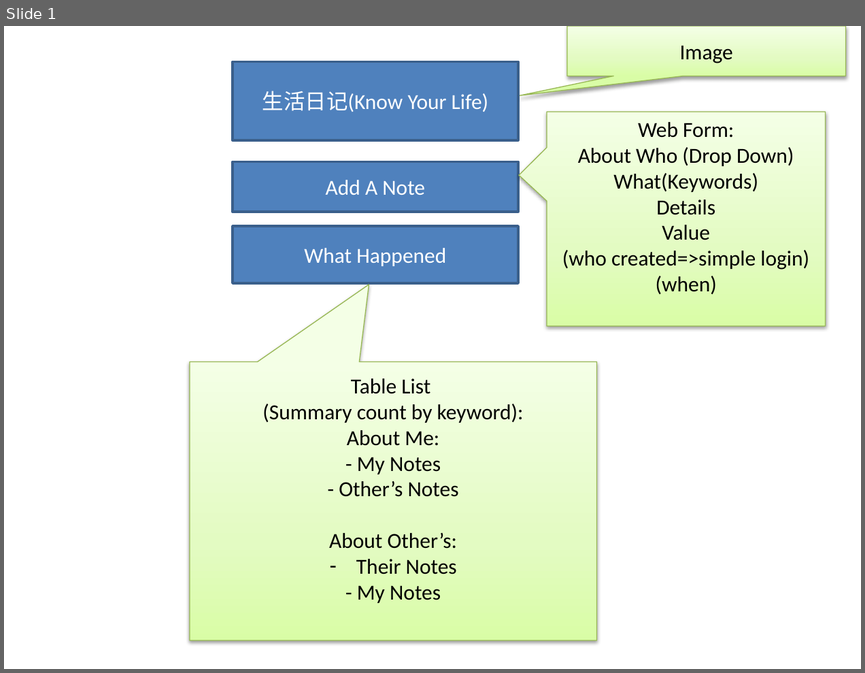
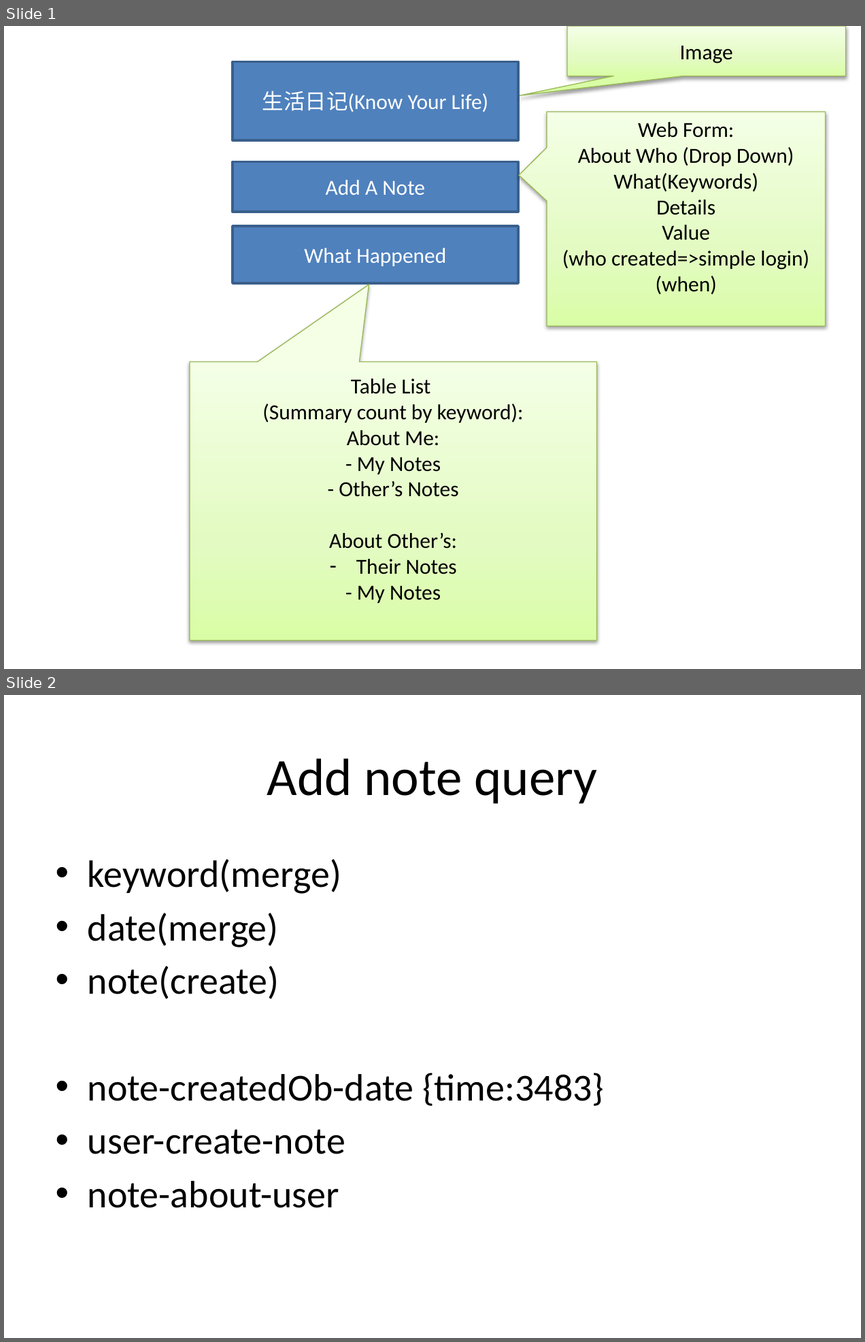
Before and after one commit to sean-liu-au/d-life, a slide deck: Document/mockup.pptx. Shown one above the other, each under a label of ours: slide 1 before the commit, slides 1 and 2 after it. The pictures are 865x673 and 865x1342 pixels, drawn with LibreOffice and Linux fonts; fonts in the diff are those of the drawing. Boxes give left, top, right and bottom in pixels: in the first picture for what was removed or moved away, otherwise in the second. Text is boxed around its words. In the diff, an @@ line names an element or a change of style, - is before the commit and + after.

```diff
--- a/Document/mockup.pptx
+++ b/Document/mockup.pptx
@@ slide 2 added at <box>4,695,861,1338</box>, background #FFFFFF @@
@@ title added at <box>267,758,597,804</box>, 44 pt, text #000000 @@
+Add note query
@@ text added at <box>88,859,604,1208</box>, 32 pt, text #000000 @@
+• keyword(merge)
+• date(merge)
+• note(create)
+• note-createdOb-date {time:3483}
+• user-create-note
+• note-about-user
```
Also in this commit, not shown: 7 other files.
